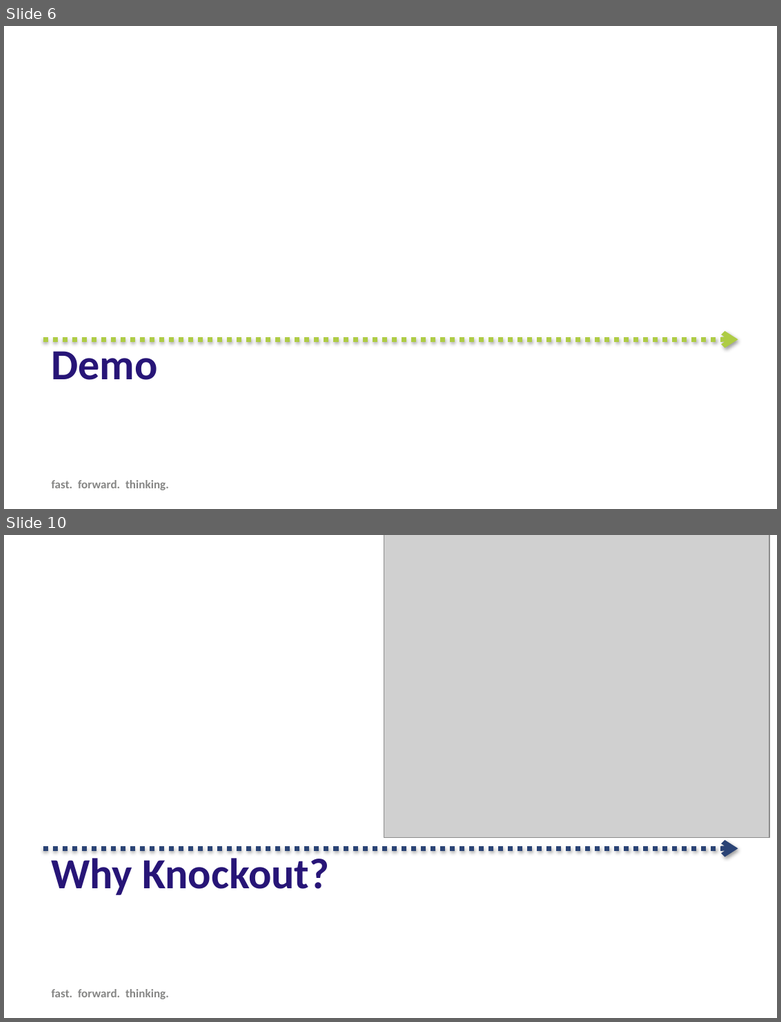
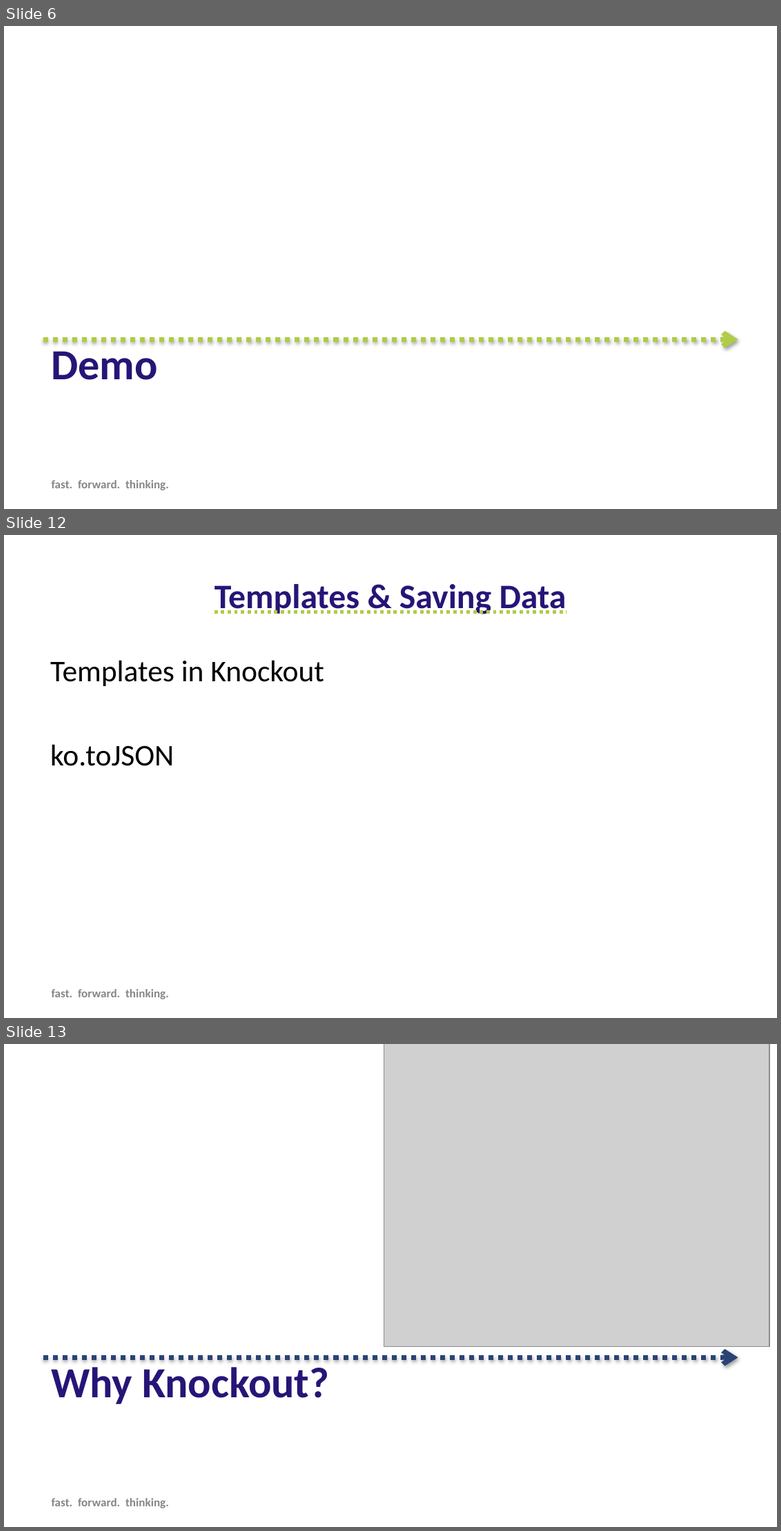
Before and after one commit to SteveDuitsman/MVVM_Examples, a slide deck: Forward Thinking KnockoutJS.pptx. Shown one above the other, each under a label of ours: slides 6 and 10 before the commit, slides 6, 12 and 13 after it; the slides between them are not shown. The pictures are 781x1022 and 781x1531 pixels, drawn with LibreOffice and Linux fonts; fonts in the diff are those of the drawing; grey boxes stand for pictures; background and template pictures are left out. Boxes give left, top, right and bottom in pixels: in the first picture for what was removed or moved away, otherwise in the second. Text is boxed around its words. In the diff, an @@ line names an element or a change of style, - is before the commit and + after.

Commit message:
debug text update, update ppt

```diff
--- a/Forward Thinking KnockoutJS.pptx
+++ b/Forward Thinking KnockoutJS.pptx
@@ slide 12 added at (4, 535, 777, 1018), background #FFFFFF @@
@@ title added at (214, 584, 566, 614), 32 pt, text #271577, bold, underline @@
+Templates & Saving Data
@@ text added at (50, 660, 324, 766), 28 pt, text #000000 @@
+Templates in Knockout
+ko.toJSON
@@ text added at (52, 989, 169, 999), 11 pt, text #868685, bold @@
+fast. forward. thinking.
@@ what was slide 10 is now slide 13 @@
```
Also in this commit, not shown: 3 slides changed, 2 other slides added, 1 other file.
